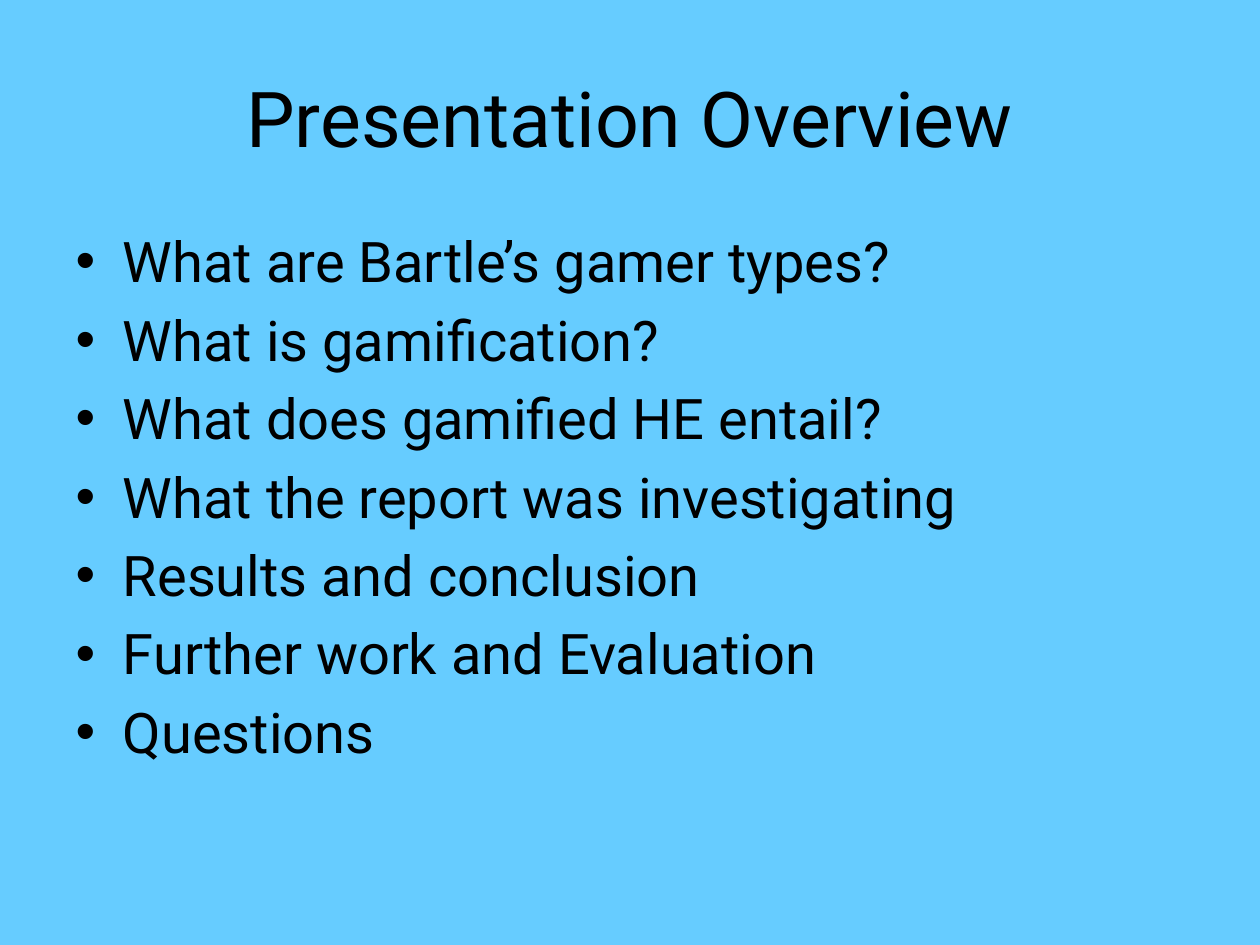
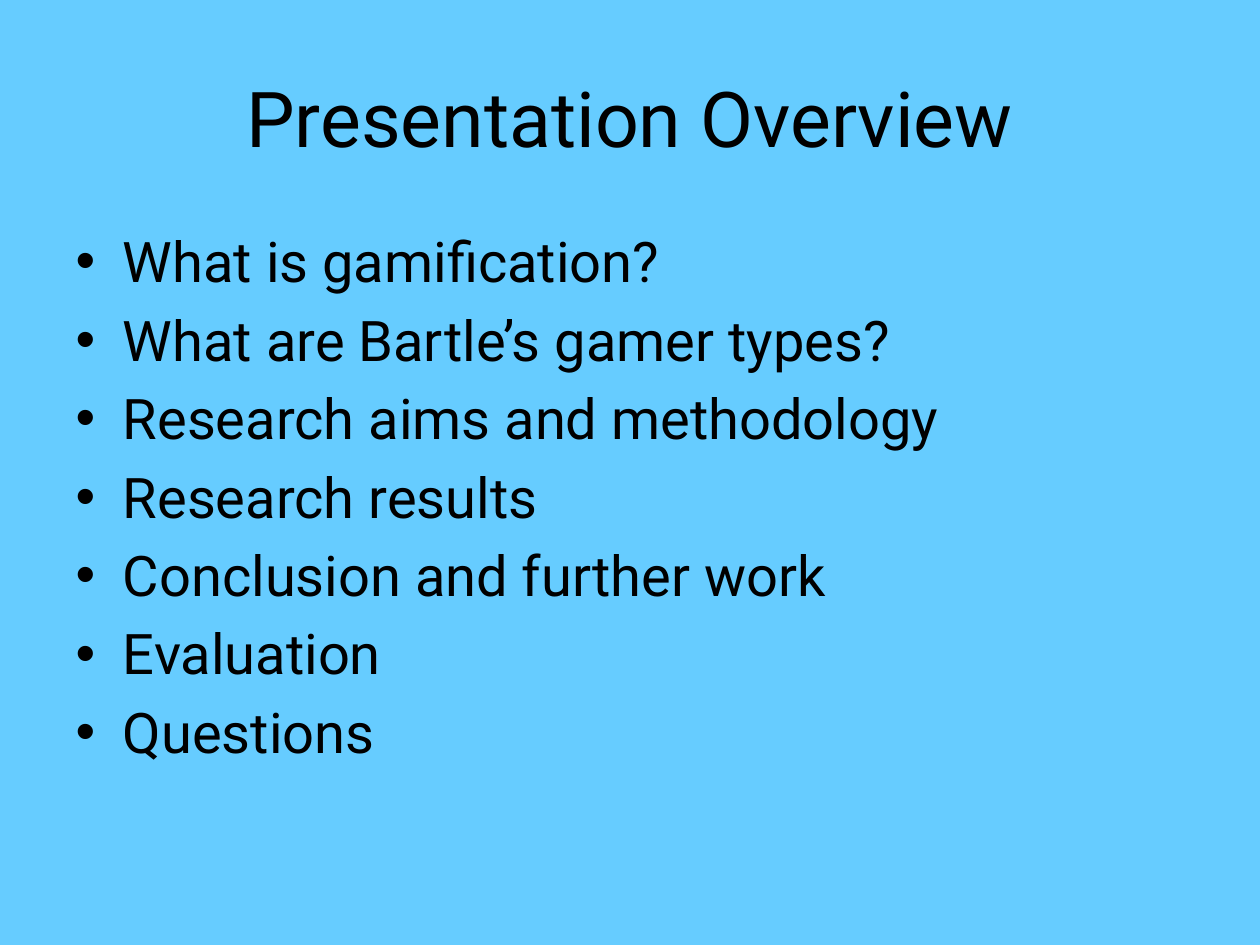
Before and after one commit to mcnutty26/dissertation, a slide deck: slide 2 of docs/presentation/master.pptx. Drawn at 1260x945 pixels with LibreOffice and Linux fonts; fonts in the diff are those of the drawing. Boxes give left, top, right and bottom in pixels: in the first picture for what was removed or moved away, otherwise in the second. Text is boxed around its words. In the diff, an @@ line names an element or a change of style, - is before the commit and + after.

```diff
--- a/docs/presentation/master.pptx
+++ b/docs/presentation/master.pptx
@@ text at (123,239,659,294): paragraph added @@
+• What is gamification?
@@ text at (123,397,938,675): text changed @@
-• What is gamification?
-• What does gamified HE entail?
-• What the report was investigating
-• Results and conclusion
-• Further work and Evaluation
+• Research aims and methodology
+• Research results
+• Conclusion and further work
+• Evaluation
```
Also in this commit, not shown: 6 other slides changed, 3 slides added, 4 slides removed, 19 other files.
